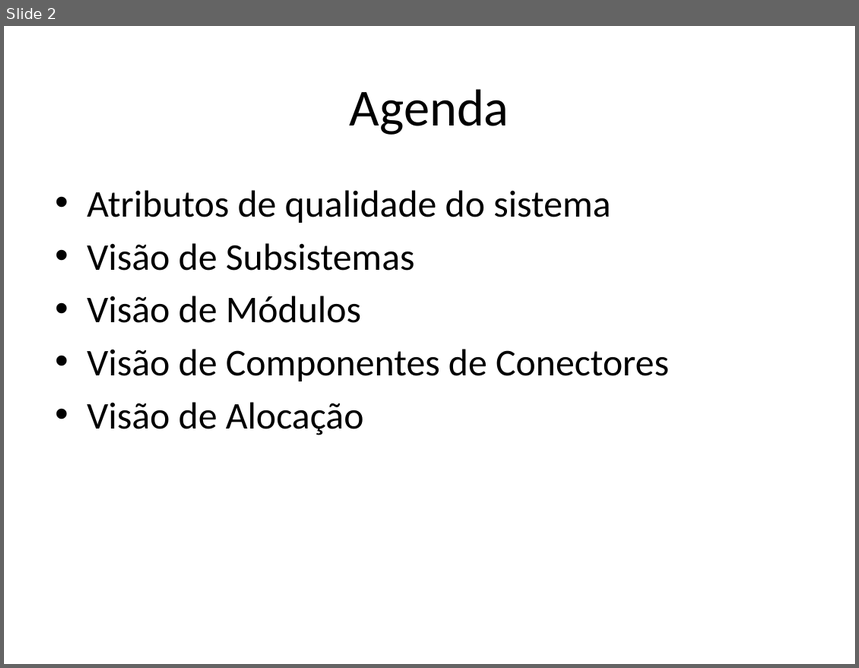
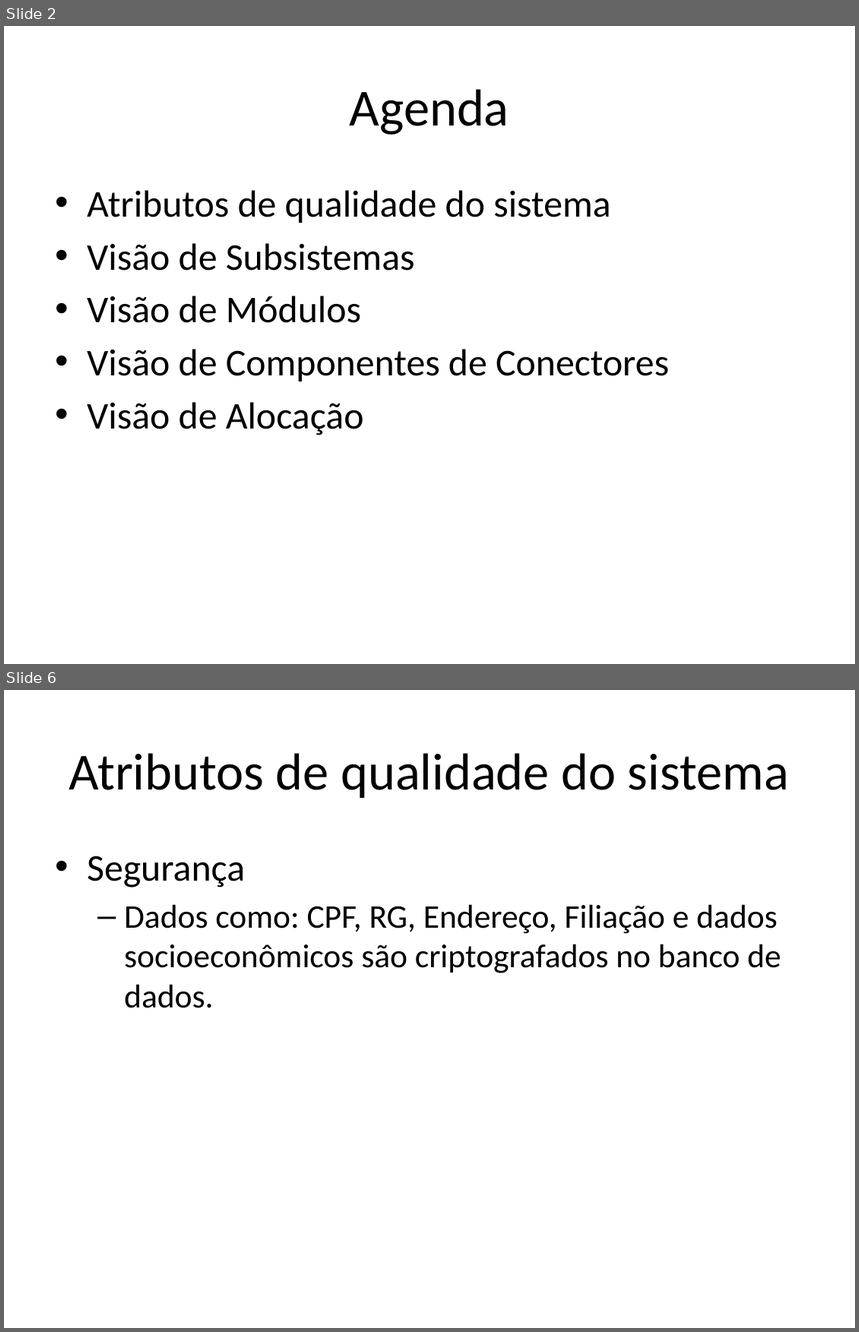
Before and after one commit to amslv/SIGEAS, a slide deck: 01-SISTEMA/02-ANALISE E PROJETO/ARQ-Documento de Arquitetura.pptx. Shown one above the other, each under a label of ours: slide 2 before the commit, slides 2 and 6 after it; the slides between them are not shown. The pictures are 859x668 and 859x1332 pixels, drawn with LibreOffice and Linux fonts; fonts in the diff are those of the drawing. Boxes give left, top, right and bottom in pixels: in the first picture for what was removed or moved away, otherwise in the second. Text is boxed around its words. In the diff, an @@ line names an element or a change of style, - is before the commit and + after.

```diff
--- a/01-SISTEMA/02-ANALISE E PROJETO/ARQ-Documento de Arquitetura.pptx
+++ b/01-SISTEMA/02-ANALISE E PROJETO/ARQ-Documento de Arquitetura.pptx
@@ slide 6 added at [4,690,855,1328], background #FFFFFF @@
@@ title added at [69,753,789,798], 44 pt, text #000000 @@
+Atributos de qualidade do sistema
@@ text added at [87,856,781,1008], 28 pt, text #000000 @@
+• Segurança
+  – Dados como: CPF, RG, Endereço, Filiação e dados socioeconômicos são criptografados no banco de dados.
```
Also in this commit, not shown: 1 slide changed, 9 other slides added, 1 other file.
